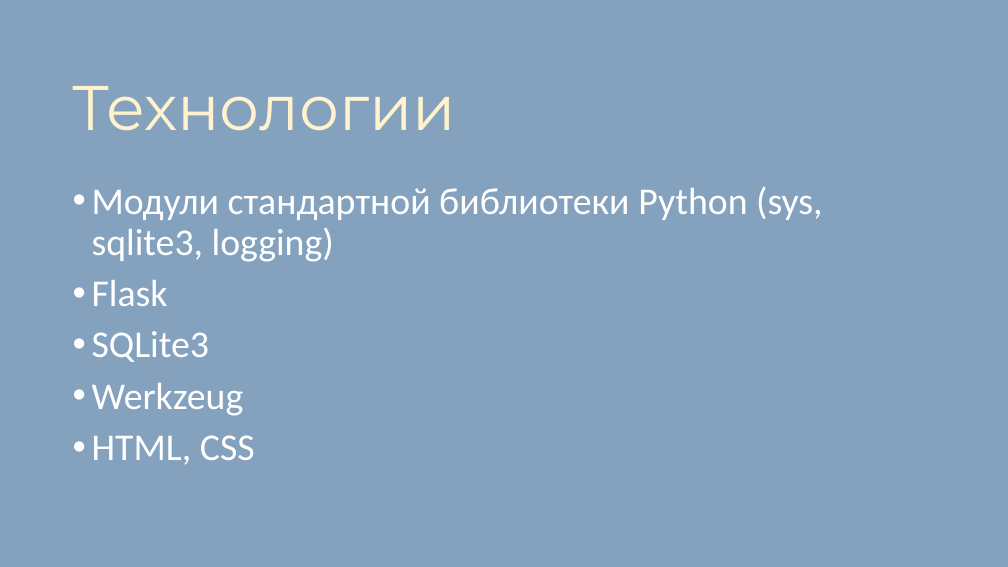
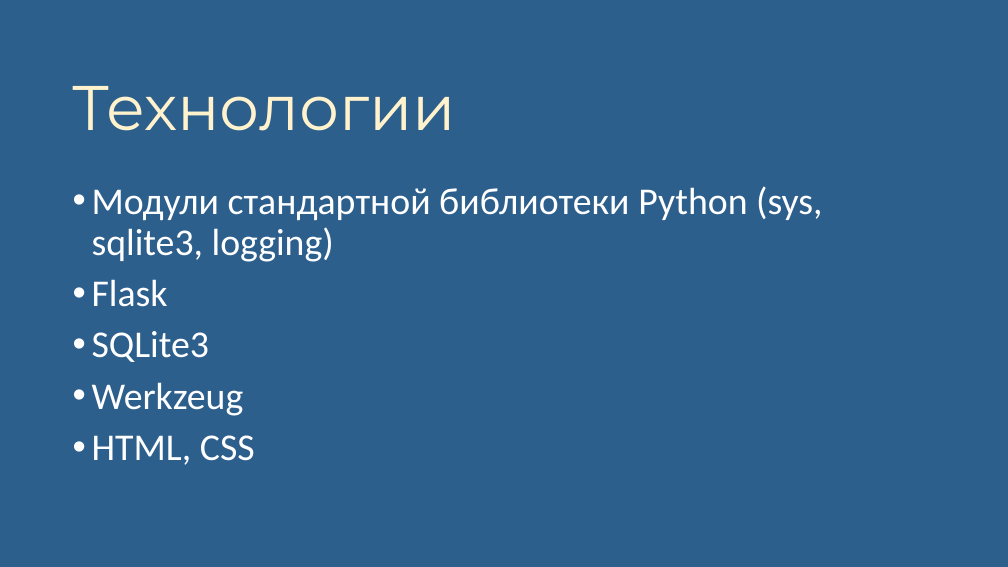
Before and after one commit to Tailin-I/LifeHelper67, a slide deck: slide 3 of для дедлайнов/presentation.pptx. Drawn at 1008x567 pixels with LibreOffice and Linux fonts; fonts in the diff are those of the drawing; background and template pictures are left out; a plain dark background stands for a picture behind light text. Boxes give left, top, right and bottom in pixels: in the first picture for what was removed or moved away, otherwise in the second. Text is boxed around its words. In the diff, an @@ line names an element or a change of style, - is before the commit and + after.

```diff
--- a/для дедлайнов/presentation.pptx
+++ b/для дедлайнов/presentation.pptx
@@ rectangle at (0,0,1008,567): fill #9DC3E6 at 79% opacity to #2E75B6 at 71% opacity @@
```
Also in this commit, not shown: 3 other slides changed, 4 slides added, 1 slide removed.
